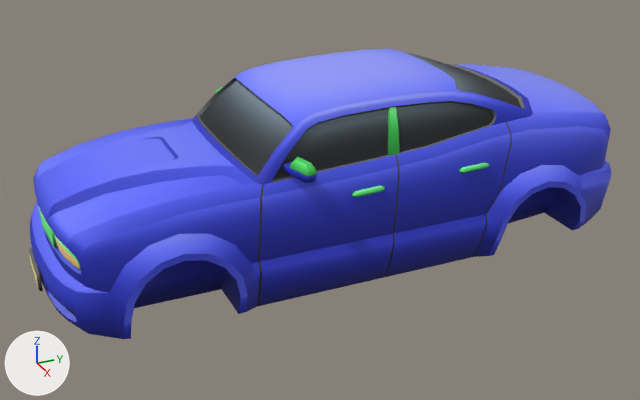
Before and after pictures for a commit that changed the FBX model Assets/GameResources/Car/Model/Car_2.fbx.
Camera for both pictures: a 50 mm lens placed at (9.19, -2.33, 3.0), pointed at (4.09, -0.03, 0.45). Arrows for +X, +Y and +Z are at lower left; the lights stay in place. Where no turn or scale is listed for an object, it has been applied to the vertices.

The first picture shows 'car_2'.
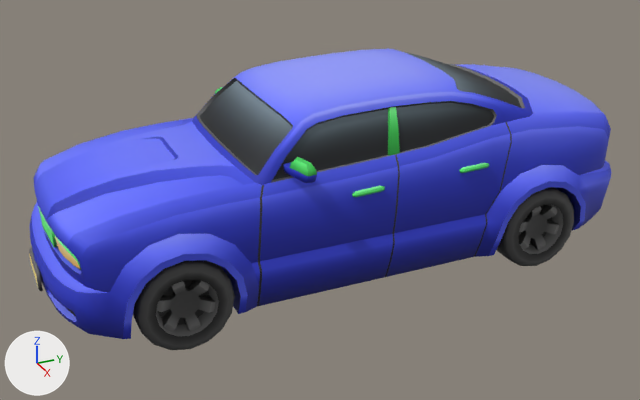
The newer file is also turned or shifted as a whole; pictures and numbers use the older file's frame.

What differs and where, as boxes [x1, y1, x2, y2] in the pictures (640 x 400 px):
'wheel_FL', added (black): after [133, 260, 235, 350]
'wheel_RL', added (black): after [497, 187, 574, 266]

What changed in the scene script:
```text
Add me_wheel_rl_001:
    me_wheel_rl_001.from_pydata(...)  # 216 vertices, 173 faces; spans x -0.12..0.12, y -0.296..0.296, z -0.296..0.296
    me_wheel_rl_001.materials.append(mat_car_2)  # picture img_car_2_png
Add ob_wheel_rl:
    ob_wheel_rl = bpy.data.objects.new('wheel_RL', me_wheel_rl_001)
    ob_wheel_rl.location = (4.735, 1.283, 0.296)
Add ob_wheel_fl:
    ob_wheel_fl = bpy.data.objects.new('wheel_FL', me_wheel_rl_001.copy())
    ob_wheel_fl.location = (4.735, -1.213, 0.296)
```
